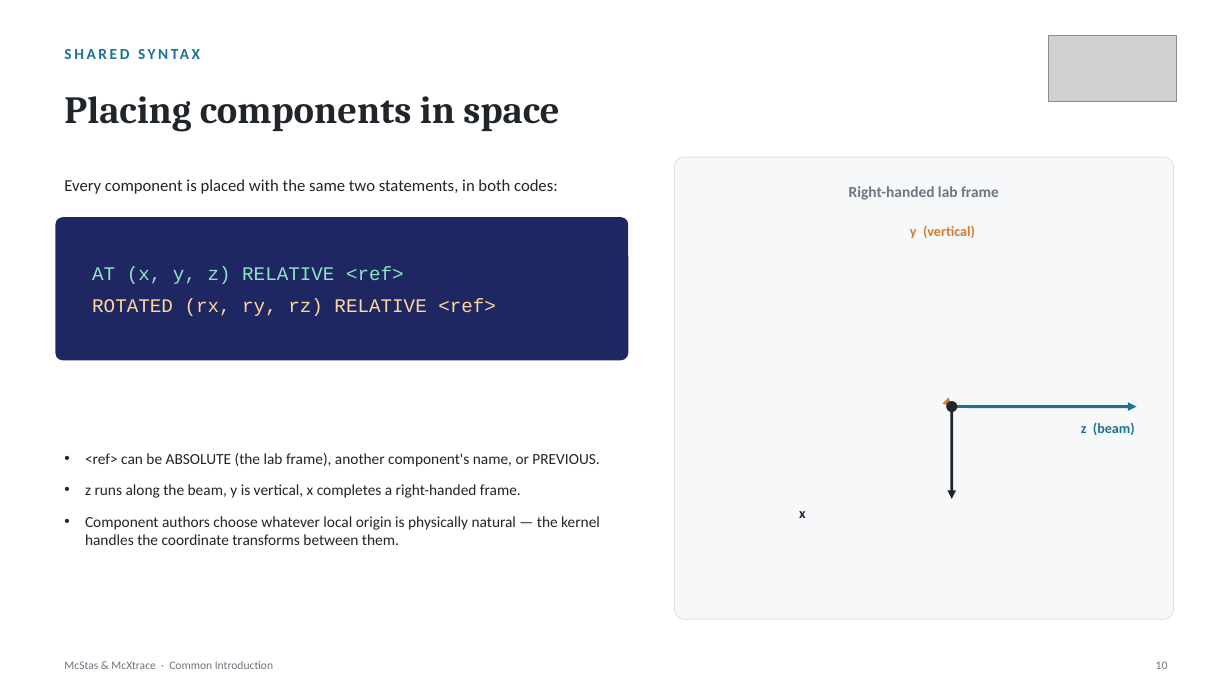
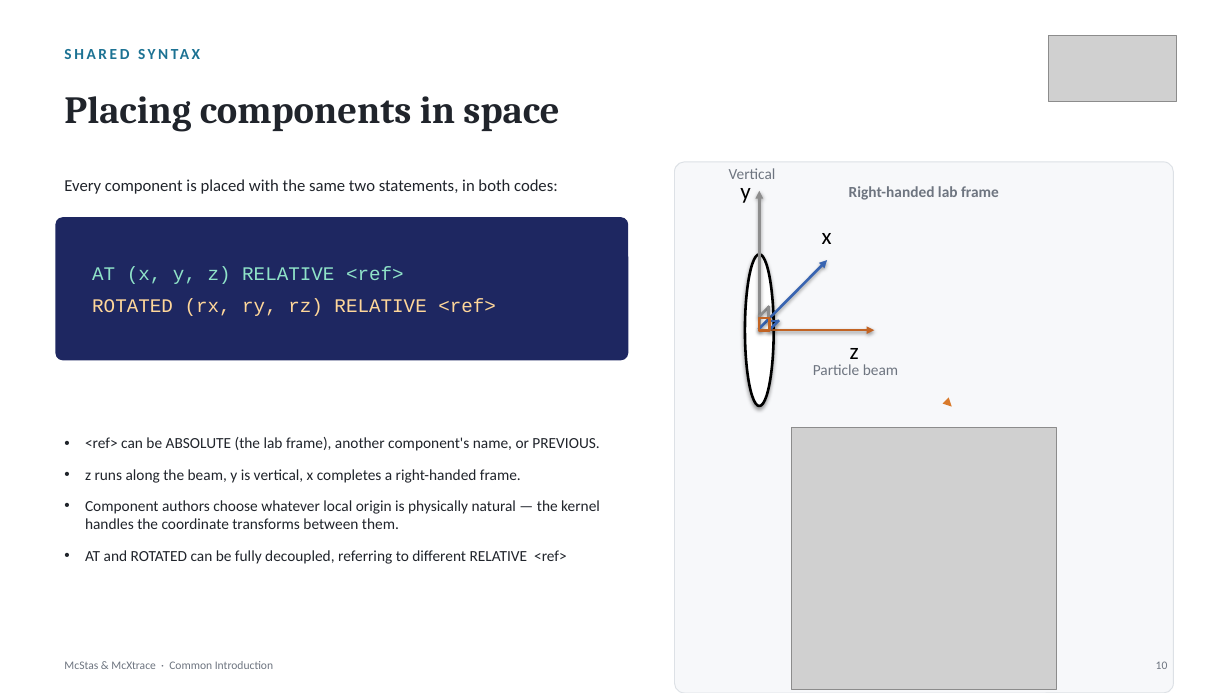
Before and after one commit to mccode-dev/PaNRAID, a slide deck: slide 10 of 21_September_Monday/01_Intro_and_General_Concepts/McStas_McXtrace_Common_Introduction.pptx. Drawn at 1232x693 pixels with LibreOffice and Linux fonts; fonts in the diff are those of the drawing; grey boxes stand for pictures. Boxes give left, top, right and bottom in pixels: in the first picture for what was removed or moved away, otherwise in the second. Text is boxed around its words. In the diff, an @@ line names an element or a change of style, - is before the commit and + after.

```diff
--- a/21_September_Monday/01_Intro_and_General_Concepts/McStas_McXtrace_Common_Introduction.pptx
+++ b/21_September_Monday/01_Intro_and_General_Concepts/McStas_McXtrace_Common_Introduction.pptx
@@ rounded rectangle resized from (x1=675, y1=157, x2=1174, y2=619) to (x1=675, y1=162, x2=1174, y2=693) @@
@@ text added at (x1=729, y1=168, x2=776, y2=179), 12 pt, text #6E7580 @@
+Vertical
@@ text "y" at (x1=740, y1=188, x2=750, y2=203): vertical alignment middle to top @@
@@ text at (x1=740, y1=188, x2=750, y2=203): text changed; size 11 to 18 pt; text colour #D97A2B to #000000; bold off @@
-y (vertical)
+y
@@ arrow added from (760, 332) to (760, 190), #8D8D8D 2 pt @@
@@ text "x" moved from (x1=799, y1=511, x2=805, y2=518) to (x1=822, y1=233, x2=832, y2=244) @@
@@ text "x" at (x1=822, y1=233, x2=832, y2=244): size 11 to 18 pt, text colour #20242B to #000000, bold off; vertical alignment middle to top @@
@@ ellipse added at (x1=745, y1=254, x2=774, y2=406), fill #FFFFFF, outline #000000 2 pt @@
@@ arrow added from (759, 329) to (827, 260), #3864B1 2 pt @@
@@ line added from (759, 317) to (770, 306), #8D8D8D 2 pt @@
@@ rectangle added at (x1=760, y1=318, x2=770, y2=331), outline #C26424 2 pt @@
@@ line added from (766, 321) to (779, 321), #3864B1 2 pt @@
@@ line added from (768, 317) to (768, 307), #8D8D8D 2 pt @@
@@ line added from (769, 331) to (779, 321), #3864B1 2 pt @@
@@ arrow added from (760, 330) to (874, 330), #C26424 2 pt @@
@@ text "z" at (x1=850, y1=348, x2=859, y2=359): vertical alignment middle to top @@
@@ text at (x1=850, y1=348, x2=859, y2=359): text changed; size 11 to 18 pt; text colour #1C7293 to #000000; bold off @@
-z (beam)
+z
@@ text added at (x1=813, y1=364, x2=898, y2=375), 12 pt, text #6E7580 @@
+Particle beam
@@ ellipse removed at (x1=946, y1=401, x2=958, y2=412) @@
@@ arrow removed from (952, 407) to (1137, 407) @@
@@ arrow removed from (952, 407) to (952, 499) @@
@@ picture added at (x1=791, y1=428, x2=1056, y2=690) @@
@@ text at (x1=85, y1=550, x2=567, y2=564): paragraph added @@
+• AT and ROTATED can be fully decoupled, referring to different RELATIVE <ref>
```
Also in this commit, not shown: 14 other slides changed.
